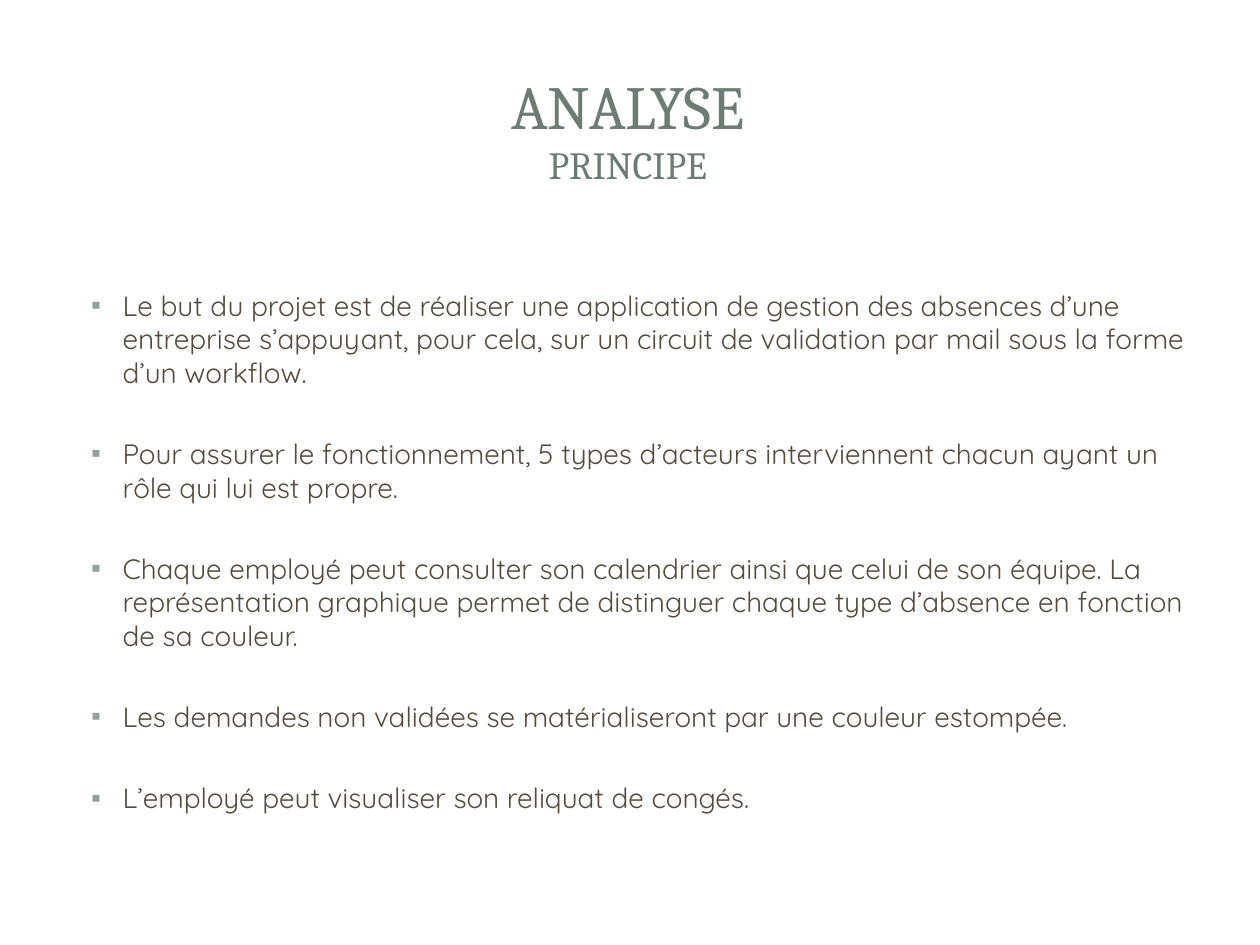
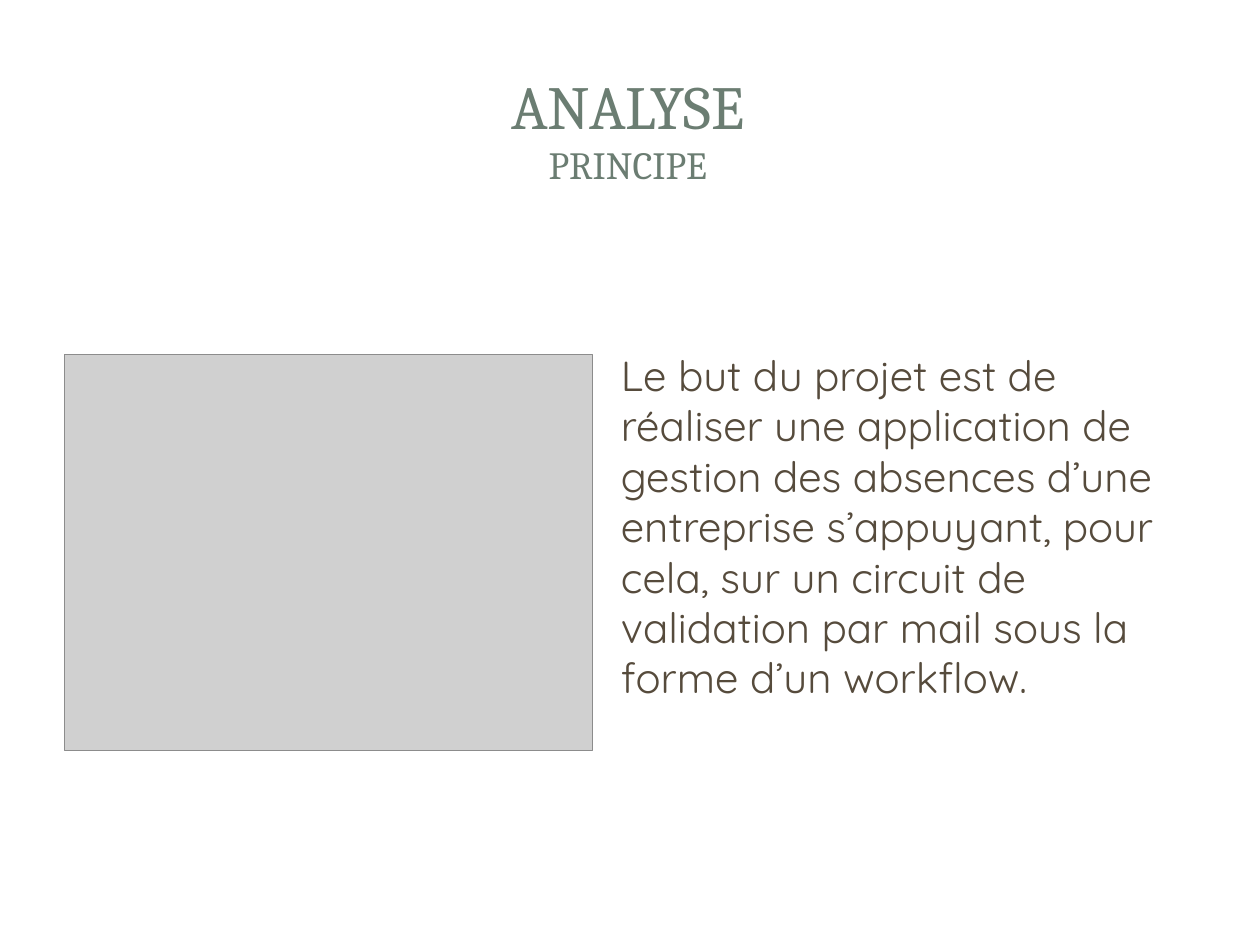
Before and after one commit to gestionsAbsences/gestionAbsences, a slide deck: slide 5 of Projet/Dossier/Fred/COURIOL_Fred_Présentation.ppt (slide 9 before the commit). Drawn at 1260x945 pixels with LibreOffice and Linux fonts; fonts in the diff are those of the drawing; grey boxes stand for pictures; background and template pictures are left out. Boxes give left, top, right and bottom in pixels: in the first picture for what was removed or moved away, otherwise in the second. Text is boxed around its words. In the diff, an @@ line names an element or a change of style, - is before the commit and + after.

```diff
--- a/Projet/Dossier/Fred/COURIOL_Fred_Présentation.ppt
+++ b/Projet/Dossier/Fred/COURIOL_Fred_Présentation.ppt
@@ picture added at <box>64,354,592,750</box> @@
@@ text "Le but du projet est ...": place and size @@
-text "Le but du projet est ..." at <box>123,295,1184,814</box>
+text "Le but du projet est ..." at <box>621,360,1153,694</box>
@@ text "Le but du projet est ..." at <box>621,360,1153,694</box>: size 16 to 24 pt; bullet ▪ to none; more space between paragraphs @@
@@ text at <box>123,443,1182,814</box>: paragraphs removed @@
-▪ Pour assurer le fonctionnement, 5 types d’acteurs interviennent chacun ayant un rôle qui lui est propre.
-▪ Chaque employé peut consulter son calendrier ainsi que celui de son équipe. La représentation graphique permet de distinguer chaque type d’absence en fonction de sa couleur.
-▪ Les demandes non validées se matérialiseront par une couleur estompée.
-▪ L’employé peut visualiser son reliquat de congés.
```
Also in this commit, not shown: 3 other slides changed, 5 slides added, 10 slides removed, 3 other files.
